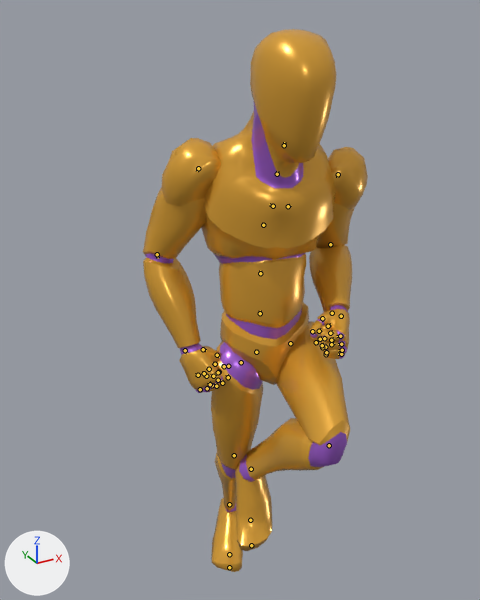
The glTF model apps/web/public/models/anim-library.glb as it was, and as the next commit left it.
Camera for both pictures: a 50 mm camera at (-0.882, -1.446, 1.86) aimed at (-0.023, 0.116, 1.079). Every picture has the same lights, and +X, +Y and +Z are marked at lower left. The picture after the commit comes second. Both versions are drawn at frame 9 of the action 'Rig|Run_BackDiag_L_Loop'; the numbers are the values there. The bones that change, and the others that lie on the model, are drawn over the model as lines.

Objects in the first picture: 'Mannequin'.
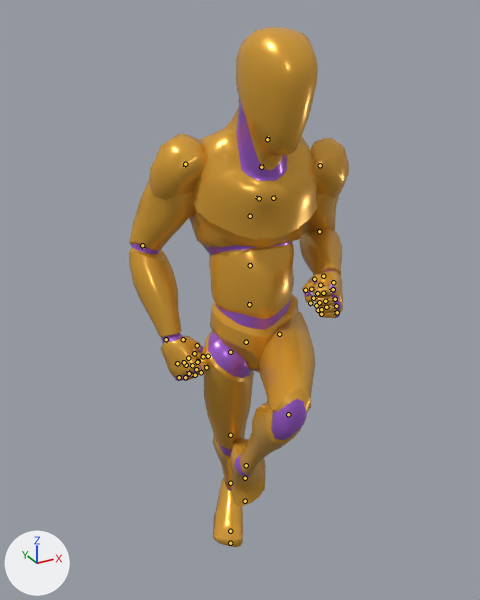
The change, as a list of edits to the scene's bpy script:
```text
Change bone_pelvis:
    where bone_pelvis = bpy.data.objects['Rig'].pose.bones['pelvis']  # child of 'root'
    bone_pelvis.location: (0.0, 0.0001, -9e-05) -> (0.0, -1e-05, -0.00072)
    bone_pelvis.rotation_quaternion: (0.998, -0.039, 0.056, 0.009) -> (0.998, -0.03, 0.05, 0.008)  # degrees (-4, 6, 1) -> degrees (-3, 6, 1)
Change bone_spine_02:
    where bone_spine_02 = bpy.data.objects['Rig'].pose.bones['spine_02']  # child of 'spine_01'
    bone_spine_02.rotation_quaternion: (0.995, 0.073, -0.054, -0.039) -> (0.998, 0.001, -0.039, -0.044)  # degrees (9, -6, -5) -> degrees (0, -4, -5)
Change bone_spine_03:
    where bone_spine_03 = bpy.data.objects['Rig'].pose.bones['spine_03']  # child of 'spine_02'
    bone_spine_03.rotation_quaternion: (0.964, 0.223, -0.138, 0.014) -> (0.948, 0.29, -0.125, 0.023)  # degrees (26, -16, -2) -> degrees (34, -14, -2)
Change bone_neck_01:
    where bone_neck_01 = bpy.data.objects['Rig'].pose.bones['neck_01']  # child of 'spine_03'
    bone_neck_01.rotation_quaternion: (0.984, -0.148, 0.09, -0.026) -> (0.986, -0.155, 0.06, -0.021)  # degrees (-18, 10, -5) -> degrees (-18, 6, -4)
Change bone_head:
    where bone_head = bpy.data.objects['Rig'].pose.bones['Head']  # child of 'neck_01'
    bone_head.rotation_quaternion: (0.998, -0.017, 0.052, -0.007) -> (0.997, -0.023, 0.063, -0.025)  # degrees (-2, 6, -1) -> degrees (-3, 7, -3)
Change bone_upperarm_l:
    where bone_upperarm_l = bpy.data.objects['Rig'].pose.bones['upperarm_l']  # child of 'clavicle_l'
    bone_upperarm_l.rotation_quaternion: (0.747, 0.184, 0.211, -0.601) -> (0.765, 0.171, 0.208, -0.584)  # degrees (1, 32, -77) -> degrees (1, 31, -74)
Change bone_lowerarm_l:
    where bone_lowerarm_l = bpy.data.objects['Rig'].pose.bones['lowerarm_l']  # child of 'upperarm_l'
    bone_lowerarm_l.rotation_quaternion: (0.694, 0.688, -0.097, 0.18) -> (0.596, 0.771, -0.082, 0.201)  # degrees (88, -23, 7) -> degrees (103, -24, 7)
Change bone_upperarm_r:
    where bone_upperarm_r = bpy.data.objects['Rig'].pose.bones['upperarm_r']  # child of 'clavicle_r'
    bone_upperarm_r.rotation_quaternion: (0.781, 0.31, -0.213, 0.496) -> (0.8, 0.277, -0.203, 0.491)  # degrees (21, -40, 57) -> degrees (18, -37, 57)
Change bone_thigh_l:
    where bone_thigh_l = bpy.data.objects['Rig'].pose.bones['thigh_l']  # child of 'pelvis'
    bone_thigh_l.rotation_quaternion: (0.793, -0.543, -0.021, 0.273) -> (0.731, -0.598, 0.08, 0.317)  # degrees (-65, 15, 28) -> degrees (-72, 30, 25)
Change bone_calf_l:
    where bone_calf_l = bpy.data.objects['Rig'].pose.bones['calf_l']  # child of 'thigh_l'
    bone_calf_l.rotation_quaternion: (0.512, 0.858, 0.008, -0.016) -> (0.524, 0.851, 0.008, -0.016)  # degrees (118, 2, 0) -> degrees (117, 2, 0)
Change bone_foot_l:
    where bone_foot_l = bpy.data.objects['Rig'].pose.bones['foot_l']  # child of 'calf_l'
    bone_foot_l.rotation_quaternion: (0.968, 0.094, 0.166, -0.15) -> (0.815, 0.559, -0.008, -0.139)  # degrees (8, 21, -16) -> degrees (68, 8, -14)
Change bone_thigh_r:
    where bone_thigh_r = bpy.data.objects['Rig'].pose.bones['thigh_r']  # child of 'pelvis'
    bone_thigh_r.rotation_quaternion: (0.937, 0.147, 0.314, 0.024) -> (0.937, 0.177, 0.296, -0.017)  # degrees (21, 36, 10) -> degrees (23, 34, 5)
Change bone_calf_r:
    where bone_calf_r = bpy.data.objects['Rig'].pose.bones['calf_r']  # child of 'thigh_r'
    bone_calf_r.rotation_quaternion: (0.994, 0.1, -0.012, 0.002) -> (0.997, 0.064, -0.012, 0.002)  # degrees (11, -1, 0) -> degrees (7, -1, 0)
Change bone_foot_r:
    where bone_foot_r = bpy.data.objects['Rig'].pose.bones['foot_r']  # child of 'calf_r'
    bone_foot_r.rotation_quaternion: (0.994, -0.1, 0.012, -0.027) -> (0.994, -0.102, 0.003, 0.0)  # degrees (-11, 1, -3) -> degrees (-12, 0, 0)
```

Where the change shows, as pixel boxes (x1, y1, x2, y2) in the pictures (480 x 600 px):
'Mannequin', posed
    before: (143, 29, 368, 572)
    after: (129, 27, 349, 547)
bone 'pelvis', root to tip
    before: (256, 352) to (256, 349)
    after: (246, 342) to (246, 339)
bone 'spine_02', root to tip
    before: (260, 273) to (260, 270)
    after: (250, 265) to (250, 262)
bone 'spine_03', root to tip
    before: (263, 225) to (264, 222)
    after: (250, 216) to (250, 213)
bone 'neck_01', root to tip
    before: (277, 174) to (277, 171)
    after: (261, 167) to (262, 164)
bone 'Head', root to tip
    before: (284, 145) to (284, 142)
    after: (267, 139) to (268, 136)
bone 'upperarm_l', root to tip
    before: (338, 174) to (337, 177)
    after: (320, 165) to (320, 168)
bone 'lowerarm_l', root to tip
    before: (330, 244) to (331, 247)
    after: (319, 231) to (320, 233)
bone 'upperarm_r', root to tip
    before: (198, 168) to (197, 171)
    after: (185, 164) to (184, 167)
bone 'thigh_l', root to tip
    before: (290, 343) to (291, 344)
    after: (279, 334) to (279, 335)
bone 'calf_l', root to tip
    before: (329, 445) to (328, 446)
    after: (288, 414) to (288, 415)
bone 'foot_l', root to tip
    before: (251, 469) to (251, 470)
    after: (246, 465) to (246, 466)
bone 'thigh_r', root to tip
    before: (241, 362) to (241, 363)
    after: (230, 352) to (230, 353)
bone 'calf_r', root to tip
    before: (234, 455) to (234, 456)
    after: (230, 435) to (230, 436)
bone 'foot_r', root to tip
    before: (229, 504) to (229, 505)
    after: (230, 483) to (230, 484)
